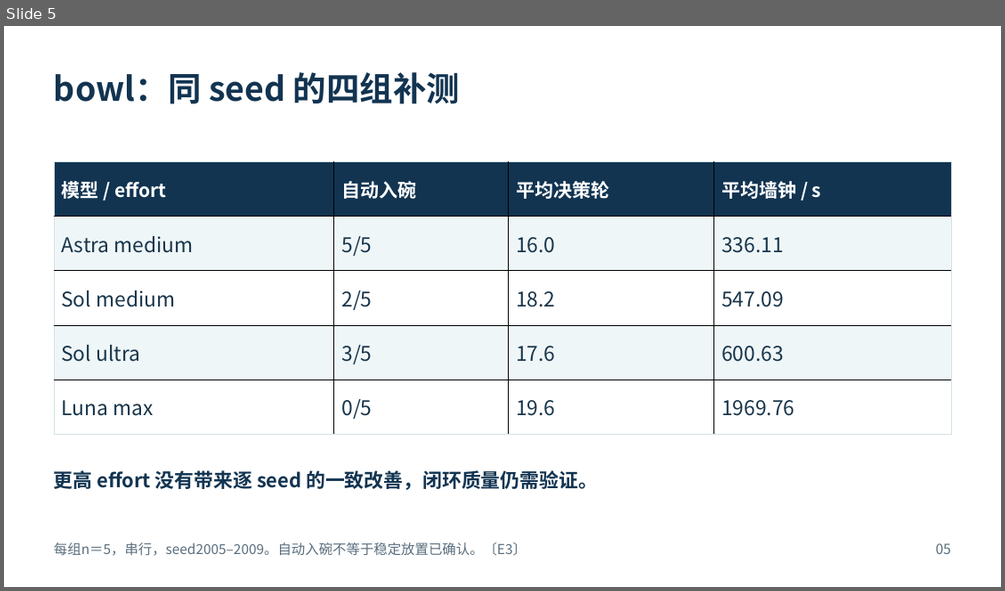
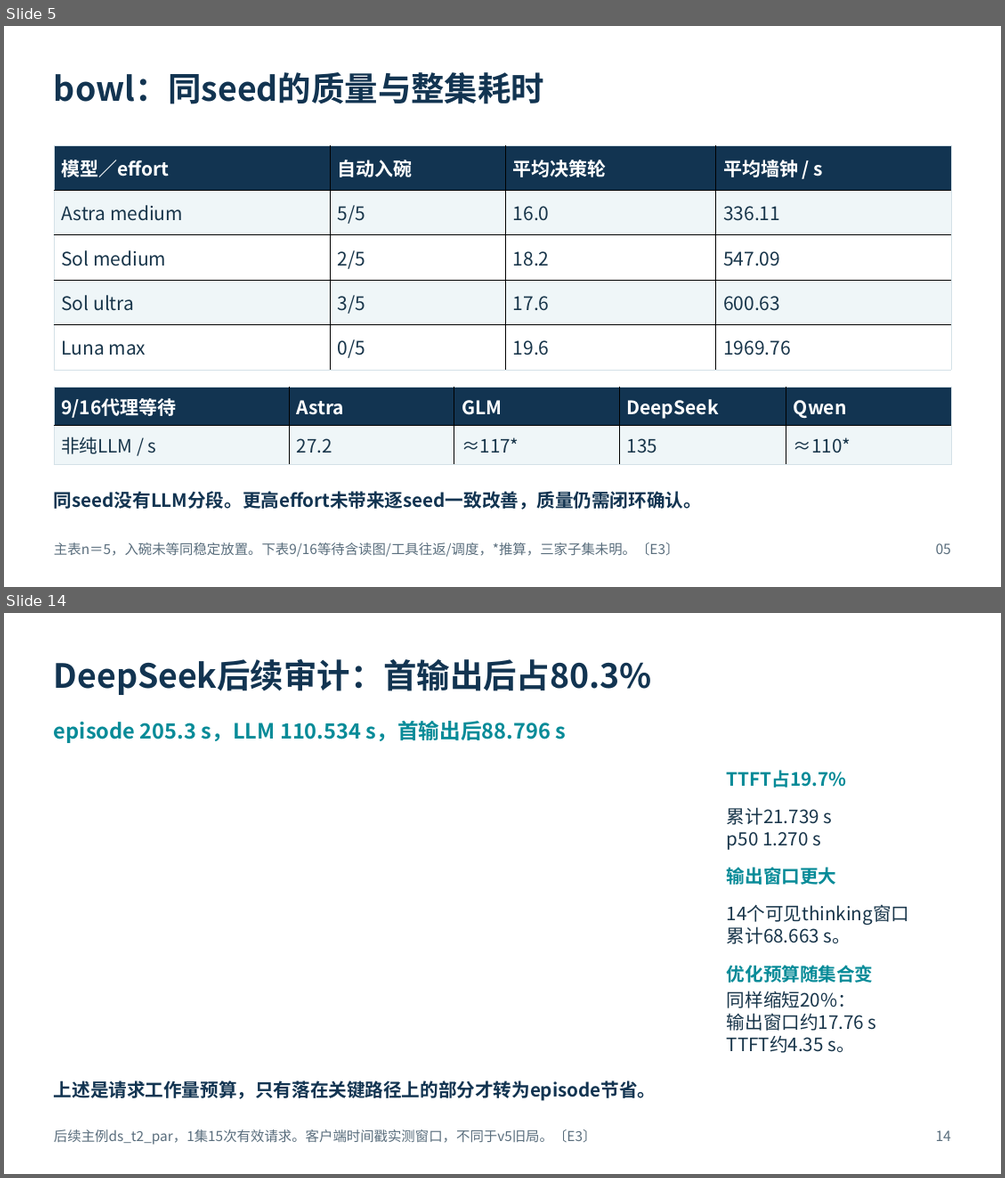
Before and after one commit to Xxc33128/embodied-ai, a slide deck: weeks/2026_1012-1018_RPent多模型性能分析/2026-10-14-综合性能评估/具身智能推理性能评估汇报.pptx. Shown one above the other, each under a label of ours: slide 5 before the commit, slides 5 and 14 after it; the slides between them are not shown. The pictures are 1005x591 and 1005x1178 pixels, drawn with LibreOffice and Linux fonts; fonts in the diff are those of the drawing. Boxes give left, top, right and bottom in pixels: in the first picture for what was removed or moved away, otherwise in the second. Text is boxed around its words. In the diff, an @@ line names an element or a change of style, - is before the commit and + after.

```diff
--- a/weeks/2026_1012-1018_RPent多模型性能分析/2026-10-14-综合性能评估/具身智能推理性能评估汇报.pptx
+++ b/weeks/2026_1012-1018_RPent多模型性能分析/2026-10-14-综合性能评估/具身智能推理性能评估汇报.pptx
@@ slide 14 added at (4, 613, 1001, 1174), background #FFFFFF @@
@@ text added at (54, 659, 652, 695), 32 pt, text #123451, bold @@
+DeepSeek后续审计：首输出后占80.3%
@@ text added at (54, 721, 566, 743), 20.2 pt, text #078B98, bold @@
+episode 205.3 s，LLM 110.534 s，首输出后88.796 s
@@ text added at (727, 770, 846, 787), 17.6 pt, text #078B98, bold @@
+TTFT占19.7%
@@ text added at (727, 807, 833, 850), 17.6 pt, text #18354A @@
+累计21.739 s
+p50 1.270 s
@@ text added at (727, 867, 837, 884), 17.6 pt, text #078B98, bold @@
+输出窗口更大
@@ text added at (727, 904, 909, 944), 17.6 pt, text #18354A @@
+14个可见thinking窗口
+累计68.663 s。
@@ text added at (727, 965, 874, 982), 17.6 pt, text #078B98, bold @@
+优化预算随集合变
@@ text added at (727, 990, 877, 1053), 17.6 pt, text #18354A @@
+同样缩短20%：
+输出窗口约17.76 s
+TTFT约4.35 s。
@@ text added at (54, 1080, 656, 1101), 17.6 pt, text #123451, bold @@
+上述是请求工作量预算，只有落在关键路径上的部分才转为episode节省。
@@ text added at (54, 1129, 597, 1144), 13.1 pt, text #5A6E7D @@
+后续主例ds_t2_par，1集15次有效请求。客户端时间戳实测窗口，不同于v5旧局。〔E3〕
@@ text added at (936, 1130, 951, 1141), 13.5 pt, text #5A6E7D @@
+14
@@ slide 5 changed as well @@
@@ text at (54, 72, 544, 104): text changed @@
-bowl：同 seed 的四组补测
+bowl：同seed的质量与整集耗时
@@ table at (54, 145, 952, 370) @@
-row 1, column 1: 模型 / effort
+row 1, column 1: 模型／effort
@@ size 19.5 to 18 pt in "Astra medium", "5/5", "16.0", "336.11" and 12 more places @@
@@ table: place and size @@
-table at (54, 161, 952, 435)
+table at (54, 145, 952, 370)
@@ table added at (54, 386, 952, 464), 2 rows, 5 columns @@
+9/16代理等待 | Astra | GLM | DeepSeek | Qwen
+非纯LLM / s | 27.2 | ≈117* | 135 | ≈110*
@@ text at (54, 491, 702, 509): text changed; size 18.8 to 17.6 pt @@
-更高 effort 没有带来逐 seed 的一致改善，闭环质量仍需验证。
+同seed没有LLM分段。更高effort未带来逐seed一致改善，质量仍需闭环确认。
@@ text at (54, 542, 680, 556): text changed @@
-每组n＝5，串行，seed2005–2009。自动入碗不等于稳定放置已确认。〔E3〕
+主表n＝5，入碗未等同稳定放置。下表9/16等待含读图/工具往返/调度，*推算，三家子集未明。〔E3〕
```
Also in this commit, not shown: 5 other slides changed, 12 other slides added, 14 slides removed, 4 other files.
